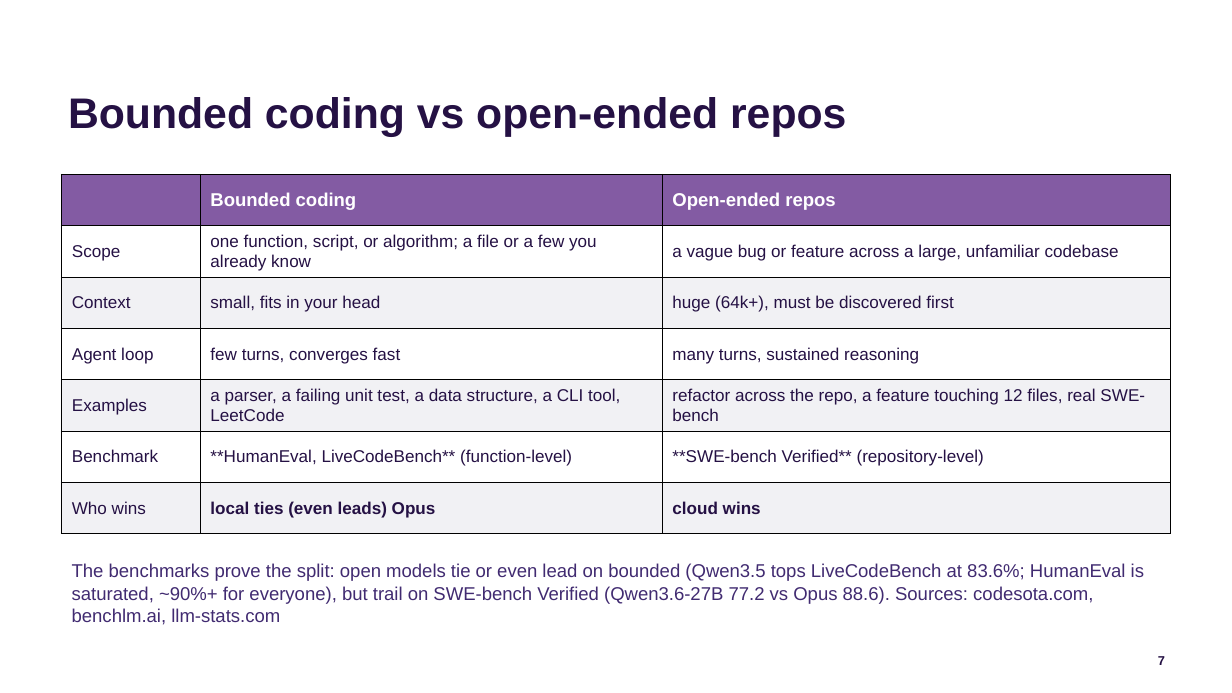
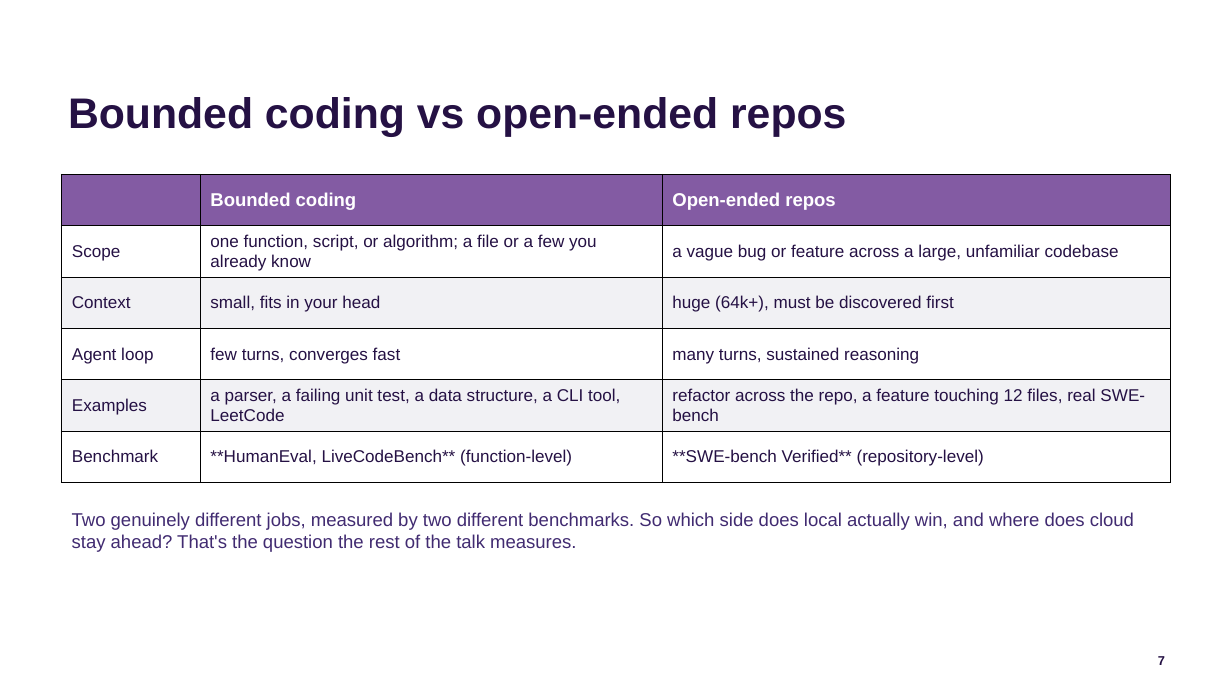
Before and after one commit to jconnolly/local-llm-pi5, a slide deck: slide 7 of local-llm-datasociety.pptx. Drawn at 1232x693 pixels with LibreOffice and Linux fonts; fonts in the diff are those of the drawing; background and template pictures are left out. Boxes give left, top, right and bottom in pixels: in the first picture for what was removed or moved away, otherwise in the second. Text is boxed around its words. In the diff, an @@ line names an element or a change of style, - is before the commit and + after.

```diff
--- a/local-llm-datasociety.pptx
+++ b/local-llm-datasociety.pptx
@@ table at [62, 175, 1170, 483] @@
-row 7: Who wins | local ties (even leads) Opus | cloud wins
@@ text at [72, 512, 1134, 552]: text changed @@
-The benchmarks prove the split: open models tie or even lead on bounded (Qwen3.5 tops LiveCodeBench at 83.6%; HumanEval is saturated, ~90%+ for everyone), but trail on SWE-bench Verified (Qwen3.6-27B 77.2 vs Opus 88.6). Sources: codesota.com, benchlm.ai, llm-stats.com
+Two genuinely different jobs, measured by two different benchmarks. So which side does local actually win, and where does cloud stay ahead? That's the question the rest of the talk measures.
```
Also in this commit, not shown: 5 other slides changed, 3 other files.
